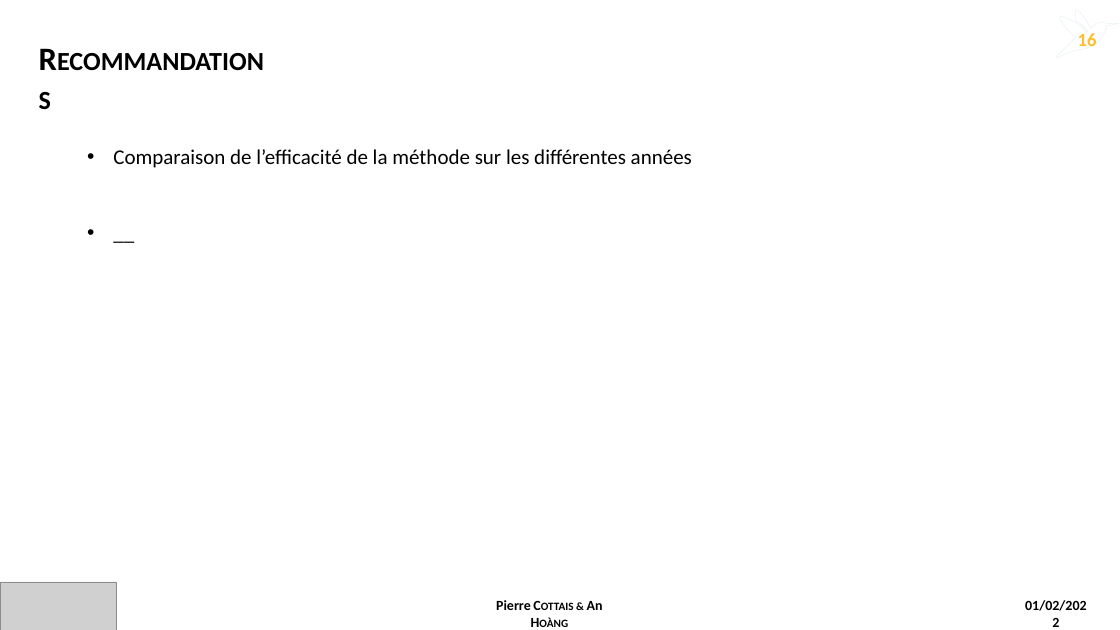
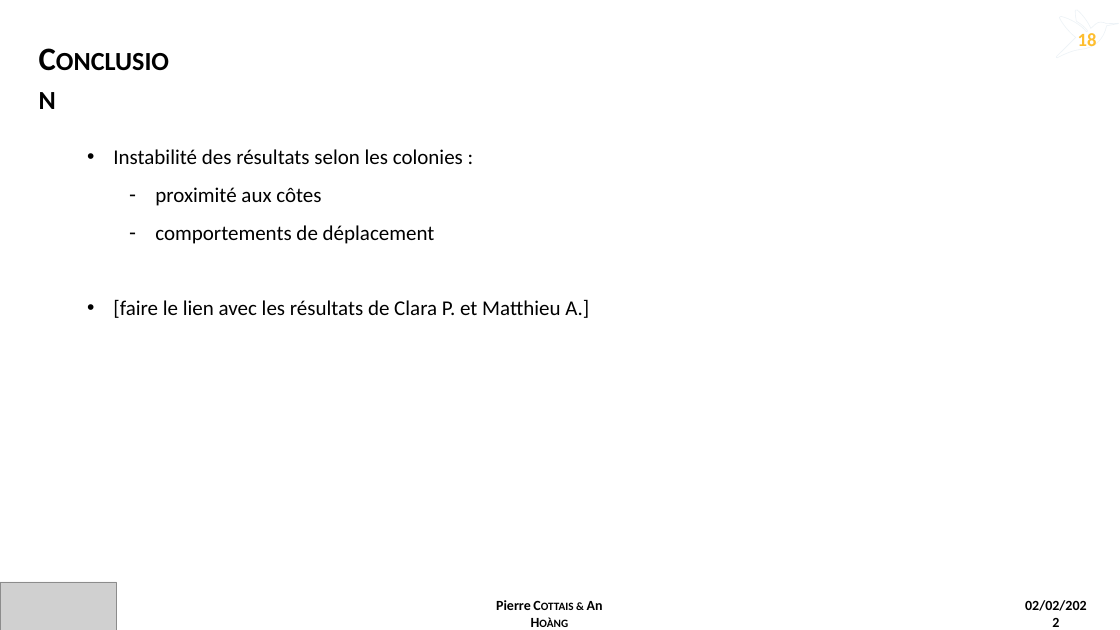
Before and after one commit to PCottais/puffin_scopoli, a slide deck: slide 18 of pres_soutenance_v4.pptx (slide 16 before the commit). Drawn at 1120x630 pixels with LibreOffice and Linux fonts; fonts in the diff are those of the drawing; grey boxes stand for pictures. Boxes give left, top, right and bottom in pixels: in the first picture for what was removed or moved away, otherwise in the second. Text is boxed around its words. In the diff, an @@ line names an element or a change of style, - is before the commit and + after.

```diff
--- a/pres_soutenance_v4.pptx
+++ b/pres_soutenance_v4.pptx
@@ text at (30,34,190,82): text changed @@
-Recommandations
+Conclusion
@@ page number at (1078,33,1097,46): text changed @@
-16
+18
@@ text removed at (113,149,692,168) @@
-• Comparaison de l’efficacité de la méthode sur les différentes années
-• __
@@ text added at (113,149,589,318), 18 pt, text #000000 @@
+• Instabilité des résultats selon les colonies :
+  – proximité aux côtes
+  – comportements de déplacement
+• [faire le lien avec les résultats de Clara P. et Matthieu A.]
@@ text at (1025,600,1087,611): text changed @@
-01/02/2022
+02/02/2022
```
Also in this commit, not shown: 3 other slides changed, 3 slides added, 2 other files.
